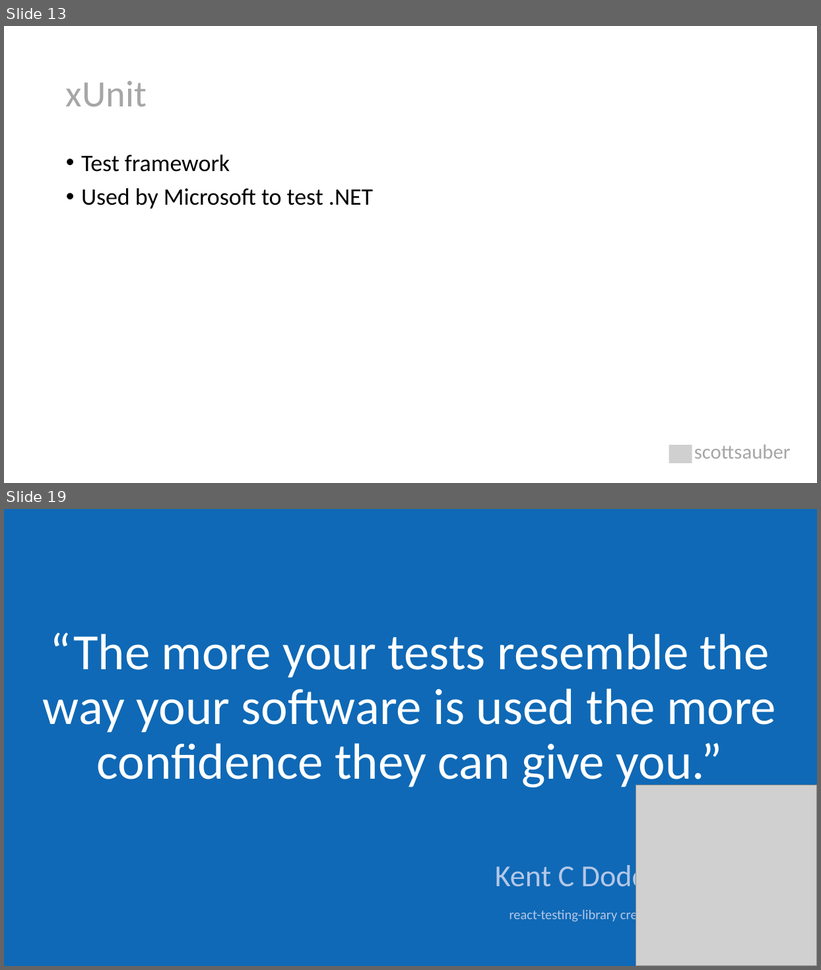
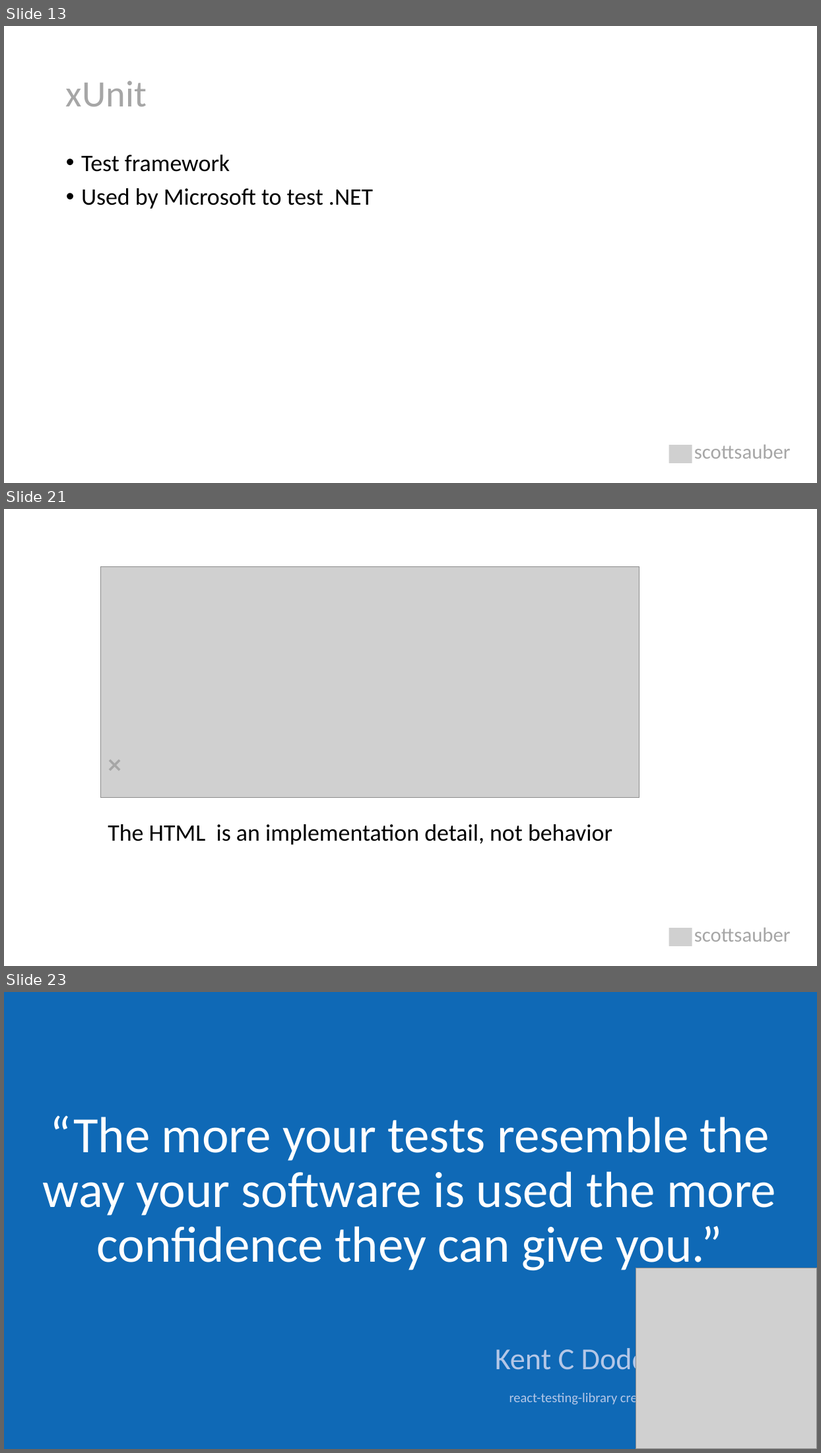
Before and after one commit to scottsauber/talks, a slide deck: 2023-11-09-JetBrains-TDDWithBlazor/TDD with Blazor.pptx. Shown one above the other, each under a label of ours: slides 13 and 19 before the commit, slides 13, 21 and 23 after it; the slides between them are not shown. The pictures are 821x970 and 821x1453 pixels, drawn with LibreOffice and Linux fonts; fonts in the diff are those of the drawing; grey boxes stand for pictures. Boxes give left, top, right and bottom in pixels: in the first picture for what was removed or moved away, otherwise in the second. Text is boxed around its words. In the diff, an @@ line names an element or a change of style, - is before the commit and + after.

```diff
--- a/2023-11-09-JetBrains-TDDWithBlazor/TDD with Blazor.pptx
+++ b/2023-11-09-JetBrains-TDDWithBlazor/TDD with Blazor.pptx
@@ slide 21 added at (x1=4, y1=509, x2=817, y2=966), background #FFFFFF @@
@@ picture added at (x1=100, y1=566, x2=640, y2=797) @@
@@ title added at (x1=108, y1=824, x2=613, y2=845), 28 pt, text #000000 @@
+❌
+The HTML is an implementation detail, not behavior
@@ picture added at (x1=669, y1=928, x2=692, y2=947) @@
@@ text added at (x1=694, y1=928, x2=791, y2=942), 24 pt, text #A6A6A6 @@
+scottsauber
@@ what was slide 19 is now slide 23 @@
```
Also in this commit, not shown: 9 slides changed, 8 other slides added, 3 slides removed, 6 other files.
